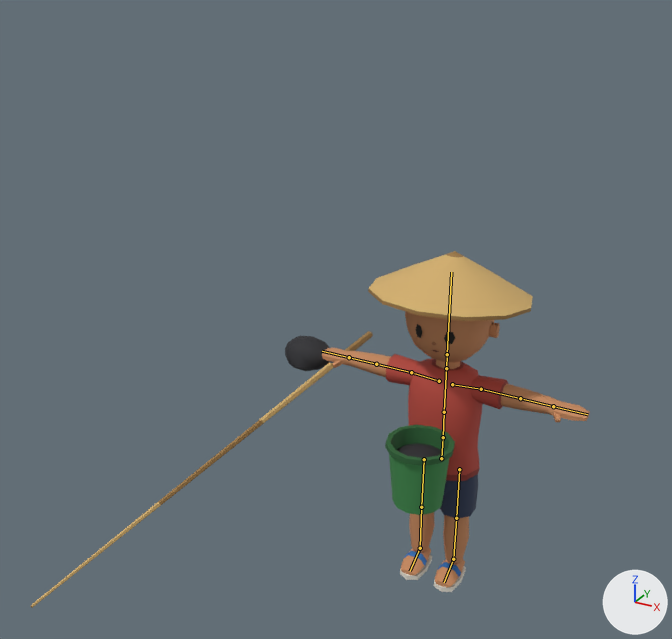
The Blender file blender/SK_VillagerNPC.blend: old version first, new version second.
Before and after are seen from a 50 mm camera at (1.22, -3.13, 2.65) aimed at (-0.19, -0.58, 1.37). Arrows for +X, +Y and +Z are at lower right; the lights stay in place. The picture after the commit comes second. The bones that bend it are drawn over the model as lines.

The first picture shows 'SK_VillagerNPC', 'SM_Villager_Bin', 'SM_Villager_FishingRod', 'SM_Villager_TrashBag'.
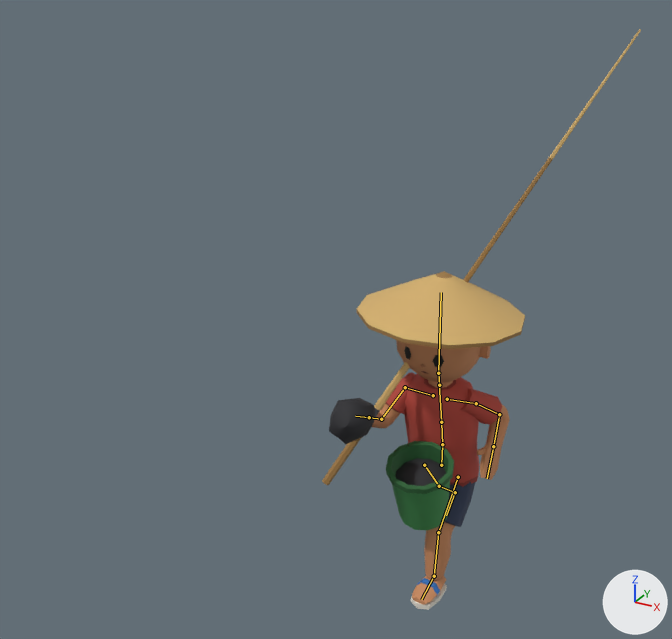
The newer file adds an action. The first version stands in its rest pose; the second is drawn at frame 4 of the action 'Kid_Run'.

Where the change shows, as pixel boxes [x1, y1, x2, y2] in the pictures (672 x 639 px):
'SK_VillagerNPC', posed (37% narrower)
    before: [322, 251, 590, 592]
    after: [356, 271, 525, 610]
'SM_Villager_Bin', posed
    before: [385, 425, 455, 515]
    after: [386, 441, 454, 530]
'SM_Villager_FishingRod', posed (7% narrower, 64% taller)
    before: [31, 331, 373, 608]
    after: [322, 29, 641, 485]
'SM_Villager_TrashBag', posed
    before: [285, 336, 331, 371]
    after: [329, 398, 375, 444]
bone 'Hips', root to tip
    before: (441, 458) to (443, 437)
    after: (441, 465) to (442, 444)
bone 'Spine', root to tip
    before: (443, 437) to (444, 412)
    after: (442, 444) to (441, 422)
bone 'Chest', root to tip
    before: (444, 412) to (446, 366)
    after: (441, 422) to (439, 383)
bone 'Head', root to tip
    before: (447, 354) to (451, 272)
    after: (438, 373) to (441, 292)
bone 'LeftUpperArm', root to tip
    before: (481, 389) to (520, 398)
    after: (476, 403) to (499, 414)
bone 'LeftLowerArm', root to tip
    before: (520, 398) to (553, 406)
    after: (499, 414) to (493, 446)
bone 'RightUpperArm', root to tip
    before: (411, 372) to (376, 364)
    after: (405, 387) to (381, 419)
bone 'RightLowerArm', root to tip
    before: (376, 364) to (349, 357)
    after: (381, 419) to (369, 417)
bone 'LeftUpperLeg', root to tip
    before: (459, 469) to (456, 518)
    after: (458, 477) to (438, 532)
bone 'LeftLowerLeg', root to tip
    before: (456, 518) to (453, 559)
    after: (438, 532) to (434, 576)
bone 'RightUpperLeg', root to tip
    before: (424, 459) to (421, 507)
    after: (424, 465) to (439, 486)
bone 'RightLowerLeg', root to tip
    before: (421, 507) to (420, 548)
    after: (439, 486) to (455, 492)
bone 'RightFoot', root to tip
    before: (420, 548) to (410, 571)
    after: (455, 492) to (446, 515)

Diff of the bpy script that builds the scene:
```diff
--- a/blender/SK_VillagerNPC.blend.py
+++ b/blender/SK_VillagerNPC.blend.py
@@ bone_hips @@
 bone_hips = bpy.data.objects['VillagerRig'].pose.bones['Hips']
-bone_hips.location = (0.0, 0.0, 0.0)
-bone_hips.rotation_quaternion = (1.0, 0.0, 0.0, 0.0)  # degrees (0, 0, 0)
+bone_hips.location = (0.0, -0.031, 0.0)
+bone_hips.rotation_quaternion = (0.999, 0.0, -0.05, -0.005)  # degrees (0, -6, -1)
@@ bone_spine @@
 bone_spine = bpy.data.objects['VillagerRig'].pose.bones['Spine']  # child of 'Hips'
-bone_spine.rotation_quaternion = (1.0, 0.0, 0.0, 0.0)  # degrees (0, 0, 0)
+bone_spine.rotation_quaternion = (0.994, 0.104, 0.033, -0.003)  # degrees (12, 4, 0)
@@ bone_chest @@
 bone_chest = bpy.data.objects['VillagerRig'].pose.bones['Chest']  # child of 'Spine'
-bone_chest.rotation_quaternion = (1.0, 0.0, 0.0, 0.0)  # degrees (0, 0, 0)
+bone_chest.rotation_quaternion = (0.999, 0.017, 0.033, -0.001)  # degrees (2, 4, 0)
@@ bone_head @@
 bone_head = bpy.data.objects['VillagerRig'].pose.bones['Head']  # child of 'Neck'
-bone_head.rotation_quaternion = (1.0, 0.0, 0.0, 0.0)  # degrees (0, 0, 0)
+bone_head.rotation_quaternion = (0.996, -0.087, -0.033, -0.003)  # degrees (-10, -4, 0)
@@ bone_leftupperarm @@
 bone_leftupperarm = bpy.data.objects['VillagerRig'].pose.bones['LeftUpperArm']  # child of 'LeftShoulder'
-bone_leftupperarm.rotation_quaternion = (1.0, 0.0, 0.0, 0.0)  # degrees (0, 0, 0)
+bone_leftupperarm.rotation_quaternion = (0.793, -0.515, 0.272, 0.176)  # degrees (-66, 38, 0)
@@ bone_leftlowerarm @@
 bone_leftlowerarm = bpy.data.objects['VillagerRig'].pose.bones['LeftLowerArm']  # child of 'LeftUpperArm'
-bone_leftlowerarm.rotation_quaternion = (1.0, 0.0, 0.0, 0.0)  # degrees (0, 0, 0)
+bone_leftlowerarm.rotation_quaternion = (0.737, 0.0, 0.0, -0.676)  # degrees (0, 0, -85)
@@ bone_rightupperarm @@
 bone_rightupperarm = bpy.data.objects['VillagerRig'].pose.bones['RightUpperArm']  # child of 'RightShoulder'
-bone_rightupperarm.rotation_quaternion = (1.0, 0.0, 0.0, 0.0)  # degrees (0, 0, 0)
+bone_rightupperarm.rotation_quaternion = (0.767, -0.498, 0.34, 0.221)  # degrees (-66, 48, 0)
@@ bone_rightlowerarm @@
 bone_rightlowerarm = bpy.data.objects['VillagerRig'].pose.bones['RightLowerArm']  # child of 'RightUpperArm'
-bone_rightlowerarm.rotation_quaternion = (1.0, 0.0, 0.0, 0.0)  # degrees (0, 0, 0)
+bone_rightlowerarm.rotation_quaternion = (0.737, 0.0, 0.0, 0.676)  # degrees (0, 0, 85)
@@ bone_leftupperleg @@
 bone_leftupperleg = bpy.data.objects['VillagerRig'].pose.bones['LeftUpperLeg']  # child of 'Hips'
-bone_leftupperleg.rotation_quaternion = (1.0, 0.0, 0.0, 0.0)  # degrees (0, 0, 0)
+bone_leftupperleg.rotation_quaternion = (0.945, -0.326, 0.0, 0.0)  # degrees (-38, 0, 0)
@@ bone_leftlowerleg @@
 bone_leftlowerleg = bpy.data.objects['VillagerRig'].pose.bones['LeftLowerLeg']  # child of 'LeftUpperLeg'
-bone_leftlowerleg.rotation_quaternion = (1.0, 0.0, 0.0, 0.0)  # degrees (0, 0, 0)
+bone_leftlowerleg.rotation_quaternion = (0.955, 0.297, 0.0, 0.0)  # degrees (35, 0, 0)
@@ bone_rightupperleg @@
 bone_rightupperleg = bpy.data.objects['VillagerRig'].pose.bones['RightUpperLeg']  # child of 'Hips'
-bone_rightupperleg.rotation_quaternion = (1.0, 0.0, 0.0, 0.0)  # degrees (0, 0, 0)
+bone_rightupperleg.rotation_quaternion = (0.945, 0.326, 0.0, 0.0)  # degrees (38, 0, 0)
@@ bone_rightlowerleg @@
 bone_rightlowerleg = bpy.data.objects['VillagerRig'].pose.bones['RightLowerLeg']  # child of 'RightUpperLeg'
-bone_rightlowerleg.rotation_quaternion = (1.0, 0.0, 0.0, 0.0)  # degrees (0, 0, 0)
+bone_rightlowerleg.rotation_quaternion = (0.991, 0.131, 0.0, 0.0)  # degrees (15, 0, 0)
@@ bone_rightfoot @@
 bone_rightfoot = bpy.data.objects['VillagerRig'].pose.bones['RightFoot']  # child of 'RightLowerLeg'
-bone_rightfoot.rotation_quaternion = (1.0, 0.0, 0.0, 0.0)  # degrees (0, 0, 0)
+bone_rightfoot.rotation_quaternion = (0.962, -0.274, 0.0, 0.0)  # degrees (-32, 0, 0)
```
